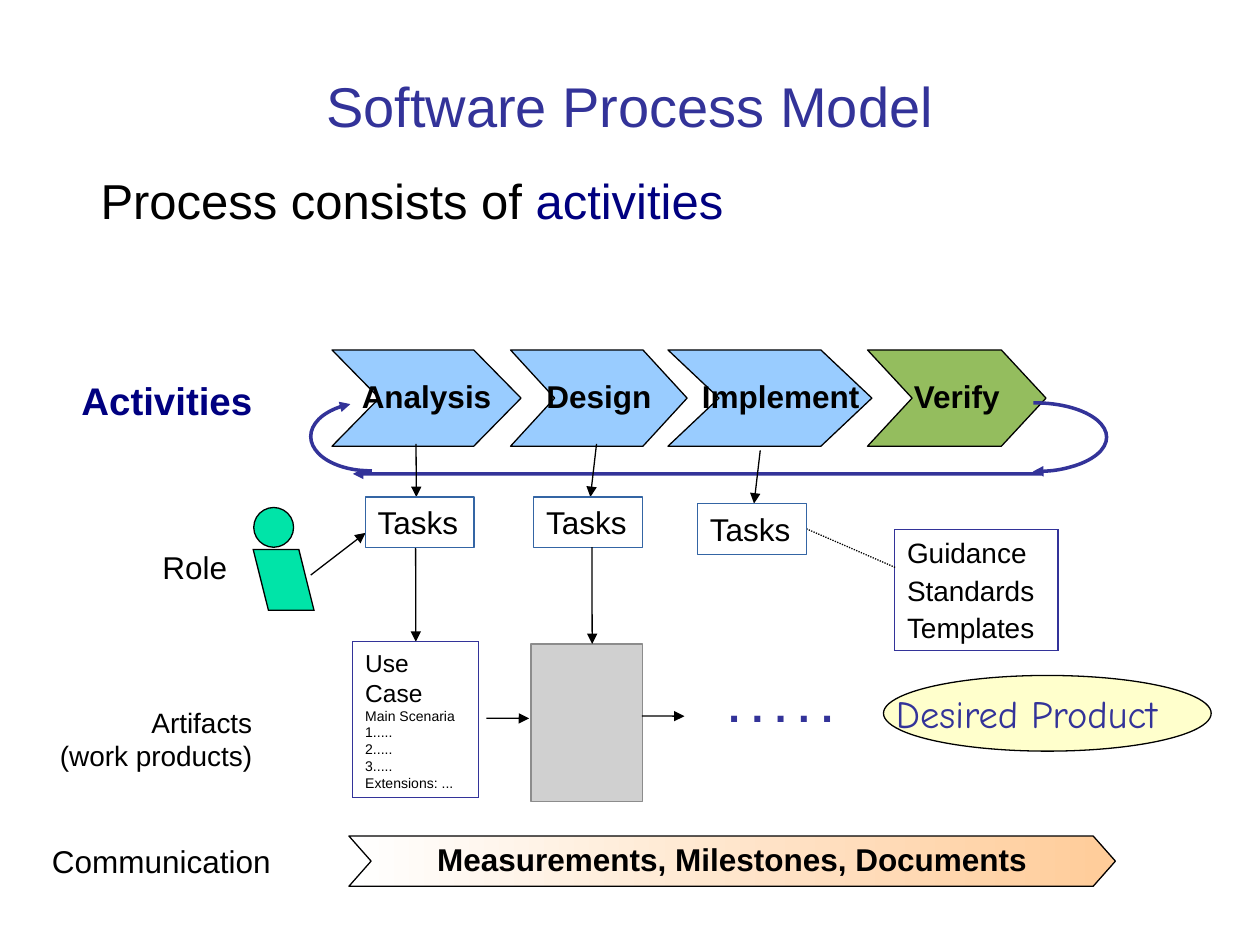
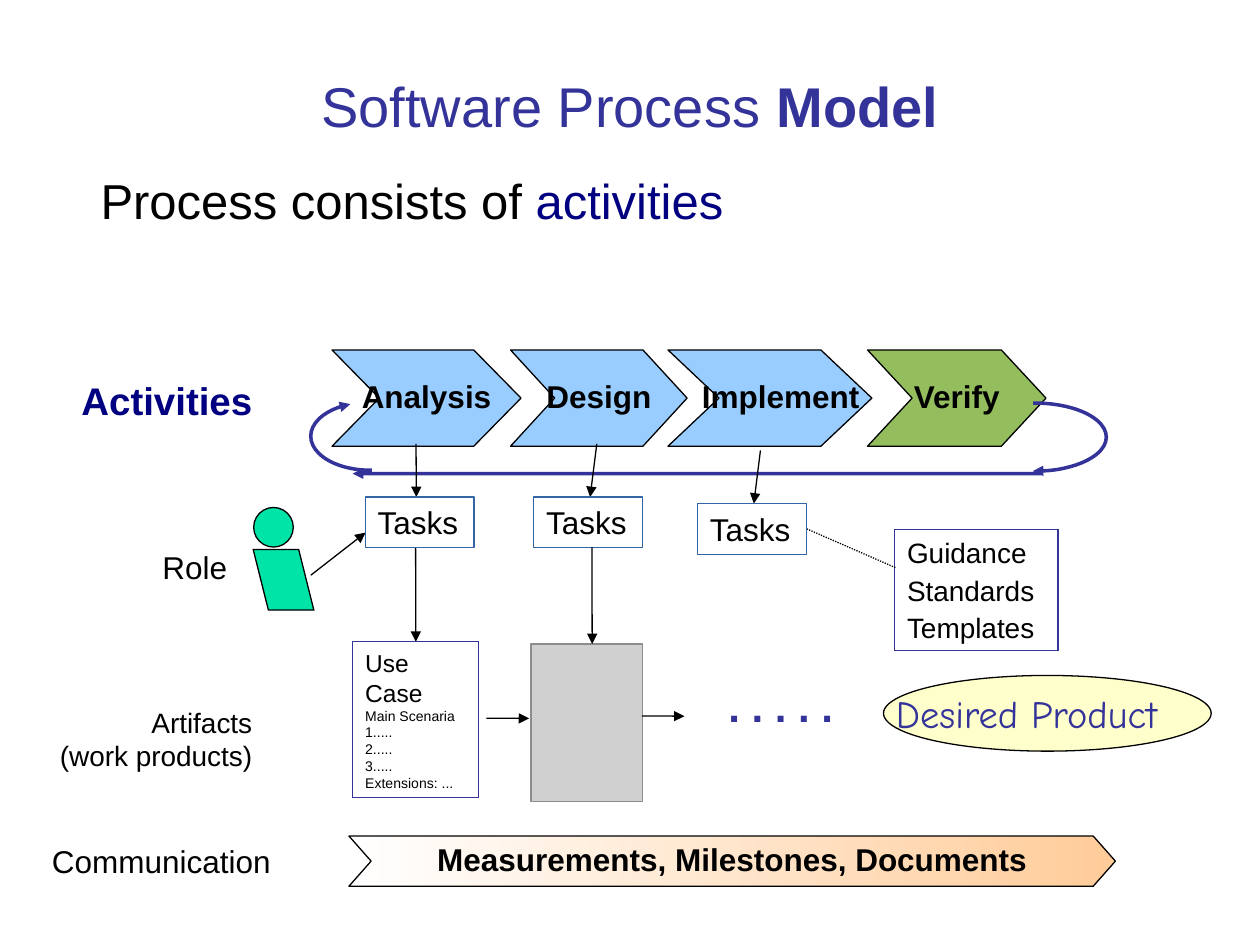
Before and after one commit to cpske/ISP, a slide deck: slide 20 of software-process/Introduction-software-process.ppt. Drawn at 1260x945 pixels with LibreOffice and Linux fonts; fonts in the diff are those of the drawing; grey boxes stand for pictures. Boxes give left, top, right and bottom in pixels: in the first picture for what was removed or moved away, otherwise in the second. Text is boxed around its words. In the diff, an @@ line names an element or a change of style, - is before the commit and + after.

```diff
--- a/software-process/Introduction-software-process.ppt
+++ b/software-process/Introduction-software-process.ppt
@@ title "Software Process Model" at box(321, 86, 938, 128): bold on in "Model" @@
```
Also in this commit, not shown: 12 other slides changed, 2 slides added, 10 other files.
